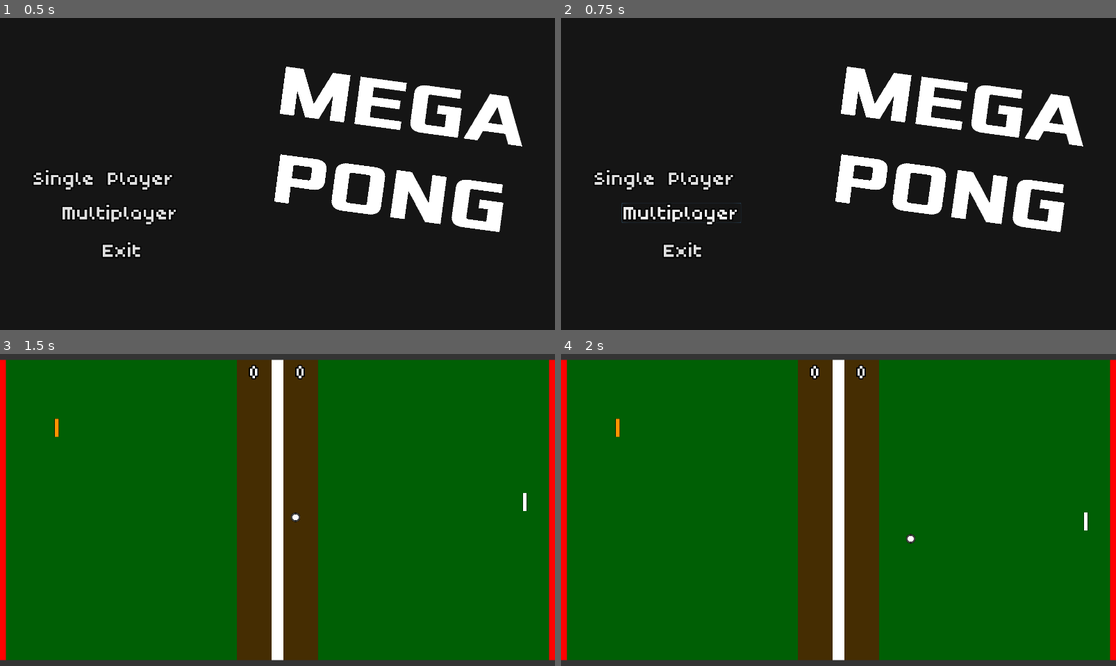
Above: before the commit, frames 1-4 (two rows, left to right).
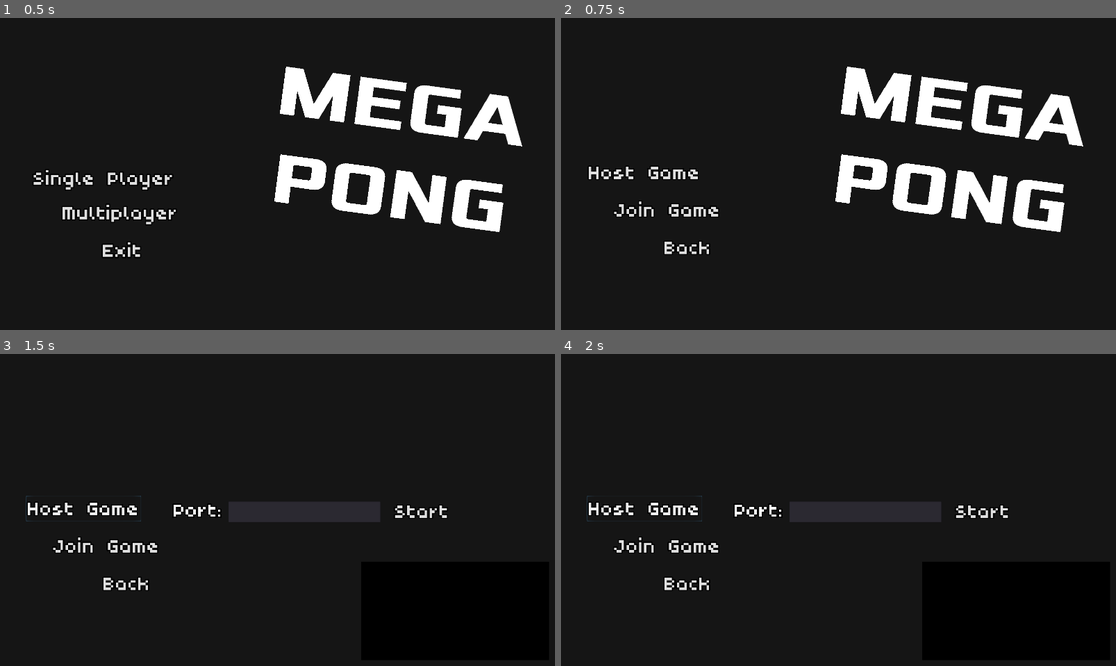
Above: after the commit, the same moments.

Repository: acurteman/megapong
Game: Godot game, scene res://Levels/mainMenu/mainMenu.tscn
Same seed, same stepped clock (60 frames per second), same inputs: the game is played once before the commit and once after it.
Inputs (mouse positions are in pixels of both pictures, inside the frame that each line leads up to):
- Up to frame 1 (0.5 s): no input
- Up to frame 2 (0.75 s): click "Multiplayer" at 0.5 s
- Up to frame 3 (1.5 s): click (83, 510) at 1.25 s, where only the run after the commit has a clickable "Host Game"
- Up to frame 4 (2 s): no input

Frame 1 is identical in both runs. In frame 2, 1.4% of the frame differs, in the area x 5-33%, y 47-77%; in frame 3, 100%; in frame 4, 100%, in the area x 0-100%, y 0-100%.

Commit message:
Added preliminary networking code and menus

Diff:
--- a/Game_Objects/Backboard.tscn
+++ b/Game_Objects/Backboard.tscn
@@ -1,7 +1,7 @@
 [gd_scene load_steps=2 format=2]
 
 [sub_resource type="RectangleShape2D" id=1]
-extents = Vector2( 10, 520 )
+extents = Vector2( 10, 540 )
 
 [node name="Backboard" type="StaticBody2D"]
 
@@ -10,9 +10,8 @@
 shape = SubResource( 1 )
 
 [node name="ColorRect" type="ColorRect" parent="."]
-margin_top = 20.0
 margin_right = 20.0
-margin_bottom = 1060.0
+margin_bottom = 1080.0
 color = Color( 1, 0.0117647, 0.0117647, 1 )
 __meta__ = {
 "_edit_use_anchors_": false
--- a/Game_Objects/Ball/Ball.gd
+++ b/Game_Objects/Ball/Ball.gd
@@ -1,7 +1,10 @@
 extends KinematicBody2D
 
-export var speed = 50
+export var speed = 25
+export var min_boost = -5
+export var max_boost = 25
 var velocity = Vector2(.25,.1)
+var ballBoost = 0
 
 
 func _ready():
@@ -11,6 +14,7 @@
 # If ball hits backboard, this function is called to reset the ball back to center
 # then wait 3 seconds to release it
 func reset(time):
+	setBoost(0)
 	$reset_timer.wait_time = time
 	set_physics_process(false)
 	$reset_timer.start()
@@ -21,10 +25,23 @@
 func _on_reset_timer_timeout():
 	set_physics_process(true)
 
+
+func _on_coll_timer_timeout():
+	set_collision_mask_bit(0,true)
+
+
+func setBoost(boost):
+	var newBoost = boost
+	if newBoost < min_boost:
+		newBoost = min_boost
+	if newBoost > max_boost:
+		newBoost = max_boost
+	ballBoost = newBoost
+
 func _physics_process(delta):
 
 	# Move ball and check for collisions
-	var collision = move_and_collide(velocity*speed)
+	var collision = move_and_collide(velocity*(speed + ballBoost))
 
 	if collision:
 		# Check what the ball hit to either change direction accordingly, or reset and add to score
@@ -33,6 +50,9 @@
 			velocity.y *= -1
 		if coll_obj in get_tree().get_nodes_in_group("paddle"):
 			velocity.x *= -1
+			setBoost(collision.collider_velocity.x * .15)
+			set_collision_mask_bit(0,false)
+			$collTimer.start()
 
 		if coll_obj in get_tree().get_nodes_in_group("backboard"):
 			velocity.x *= -1
--- a/Game_Objects/Ball/Ball.tscn
+++ b/Game_Objects/Ball/Ball.tscn
@@ -3,14 +3,13 @@
 [ext_resource path="res://Game_Objects/Ball/pongBall.png" type="Texture" id=1]
 [ext_resource path="res://Game_Objects/Ball/Ball.gd" type="Script" id=2]
 
-
-
 [sub_resource type="CircleShape2D" id=1]
 radius = 16.4233
 
 [node name="Ball" type="KinematicBody2D"]
+collision_layer = 2
+collision_mask = 13
 script = ExtResource( 2 )
-speed = 25
 
 [node name="CollisionShape2D" type="CollisionShape2D" parent="."]
 shape = SubResource( 1 )
@@ -20,4 +19,9 @@
 
 [node name="reset_timer" type="Timer" parent="."]
 one_shot = true
+
+[node name="collTimer" type="Timer" parent="."]
+wait_time = 10.0
+one_shot = true
 [connection signal="timeout" from="reset_timer" to="." method="_on_reset_timer_timeout"]
+[connection signal="timeout" from="collTimer" to="." method="_on_coll_timer_timeout"]
--- a/Game_Objects/MidLine.tscn
+++ b/Game_Objects/MidLine.tscn
@@ -1,7 +1,7 @@
 [gd_scene load_steps=2 format=2]
 
 [sub_resource type="RectangleShape2D" id=1]
-extents = Vector2( 140, 520 )
+extents = Vector2( 140, 540 )
 
 [node name="MidLine" type="StaticBody2D"]
 position = Vector2( 930, 510 )
@@ -12,9 +12,9 @@
 
 [node name="ColorRect" type="ColorRect" parent="."]
 margin_left = -140.0
-margin_top = -490.0
+margin_top = -510.0
 margin_right = 140.0
-margin_bottom = 550.0
+margin_bottom = 570.0
 color = Color( 0.517647, 0, 0, 0.529412 )
 __meta__ = {
 "_edit_use_anchors_": false
@@ -22,9 +22,9 @@
 
 [node name="ColorRect2" type="ColorRect" parent="."]
 margin_left = -20.0
-margin_top = -490.0
+margin_top = -510.0
 margin_right = 20.0
-margin_bottom = 550.0
+margin_bottom = 570.0
 __meta__ = {
 "_edit_use_anchors_": false
 }
--- a/Game_Objects/Paddle/Paddle.gd
+++ b/Game_Objects/Paddle/Paddle.gd
@@ -1,11 +1,13 @@
 extends KinematicBody2D
 
-export var speed = 10
-export var lerp_var = .01
+var speed = 10
+var lerp_var = .05
 var velocity = Vector2(0,0)
+
 
 func _ready():
 	pass # Replace with function body.
+
 
 func _physics_process(delta):
 
@@ -20,8 +22,8 @@
 	velocity.y = lerp(velocity.y, -int(UP) + int(DOWN), lerp_var)
 
 	# Move and check for collision
-	var collision_info = move_and_collide(velocity*speed)
+	var collision = move_and_slide(velocity*speed)
 
 	# If there is collision, bounce paddle away
-	if collision_info:
-		velocity = velocity.bounce(collision_info.normal)
+	if collision:
+		velocity = velocity.bounce(collision.normal)
--- a/Game_Objects/Paddle/Paddle.tscn
+++ b/Game_Objects/Paddle/Paddle.tscn
@@ -6,6 +6,7 @@
 extents = Vector2( 7.43229, 31.8289 )
 
 [node name="Paddle" type="KinematicBody2D"]
+collision_mask = 30
 script = ExtResource( 2 )
 
 [node name="CollisionShape2D" type="CollisionShape2D" parent="." groups=[
--- a/Game_Objects/Wall.tscn
+++ b/Game_Objects/Wall.tscn
@@ -1,7 +1,7 @@
 [gd_scene load_steps=2 format=2]
 
 [sub_resource type="RectangleShape2D" id=1]
-extents = Vector2( 960, 10 )
+extents = Vector2( 980, 10 )
 
 [node name="Wall" type="StaticBody2D"]
 
@@ -10,7 +10,8 @@
 shape = SubResource( 1 )
 
 [node name="ColorRect" type="ColorRect" parent="."]
-margin_right = 1920.0
+margin_left = -20.0
+margin_right = 1940.0
 margin_bottom = 20.0
 color = Color( 0.207843, 0.207843, 0.207843, 1 )
 __meta__ = {
--- /dev/null
+++ b/Game_Objects/networkPaddle/networkPaddle.gd
@@ -0,0 +1,45 @@
+extends KinematicBody2D
+
+var speed = 10
+var lerp_var = .05
+var velocity = Vector2(0,0)
+
+
+func _ready():
+	pass # Replace with function body.
+
+
+slave func setPosition(pos):
+	position = pos
+
+
+master func shutItDown():
+	rpc("shutdown")
+
+
+sync func shutdown():
+	get_tree().quit()
+
+
+func _physics_process(delta):
+
+	if is_network_master():
+		# Check for user input
+		var LEFT: bool = Input.is_action_pressed("ui_left")
+		var RIGHT: bool = Input.is_action_pressed("ui_right")
+		var UP: bool = Input.is_action_pressed("ui_up")
+		var DOWN: bool = Input.is_action_pressed("ui_down")
+
+		# Adjust velocity based on input
+		velocity.x = lerp(velocity.x, -int(LEFT) + int(RIGHT), lerp_var)
+		velocity.y = lerp(velocity.y, -int(UP) + int(DOWN), lerp_var)
+
+	# Move and check for collision
+	var collision = move_and_slide(velocity*speed)
+
+	# Update other player about new position
+	rpc_unreliable("setPosition", position)
+
+	# If there is collision, bounce paddle away
+	if collision and is_network_master():
+		velocity = velocity.bounce(collision.normal)
--- /dev/null
+++ b/Game_Objects/networkPaddle/networkPaddle.tscn
@@ -0,0 +1,35 @@
+[gd_scene load_steps=3 format=2]
+
+[ext_resource path="res://Game_Objects/networkPaddle/networkPaddle.gd" type="Script" id=1]
+
+[sub_resource type="RectangleShape2D" id=1]
+extents = Vector2( 7.43229, 31.8289 )
+
+[node name="networkPaddle" type="KinematicBody2D"]
+script = ExtResource( 1 )
+
+[node name="CollisionShape2D" type="CollisionShape2D" parent="." groups=[
+"paddle",
+]]
+position = Vector2( -0.498249, 0 )
+shape = SubResource( 1 )
+
+[node name="Outline" type="ColorRect" parent="."]
+margin_left = -8.0
+margin_top = -32.0
+margin_right = 7.0
+margin_bottom = 32.0
+color = Color( 0, 0, 0, 1 )
+__meta__ = {
+"_edit_use_anchors_": false
+}
+
+[node name="FillColor" type="ColorRect" parent="."]
+margin_left = -7.0
+margin_top = -31.0
+margin_right = 6.0
+margin_bottom = 31.0
+color = Color( 1, 0.584314, 0, 1 )
+__meta__ = {
+"_edit_use_anchors_": false
+}
--- /dev/null
+++ b/Levels/2pArena/2pArena.gd
@@ -0,0 +1,32 @@
+extends Node2D
+
+func _ready():
+	$quitButton.visible = false
+
+	# Loading local player
+	var thisPlayer = preload("res://Game_Objects/networkPaddle/networkPaddle.tscn").instance()
+	thisPlayer.set_name(str(get_tree().get_network_unique_id()))
+	thisPlayer.set_network_master(get_tree().get_network_unique_id())
+	add_child(thisPlayer)
+	if get_tree().is_network_server():
+		thisPlayer.position = $p1Spawn.position
+	else:
+		thisPlayer.position = $p2Spawn.position
+
+	#Loading other player
+	var otherPlayer = preload("res://Game_Objects/networkPaddle/networkPaddle.tscn").instance()
+	otherPlayer.set_name(str(globals.otherPlayerID))
+	otherPlayer.set_network_master(globals.otherPlayerID)
+	add_child(otherPlayer)
+	if get_tree().is_network_server():
+		otherPlayer.position = $p2Spawn
+	else:
+		otherPlayer.position = $p1Spawn
+
+
+func _input(event):
+	if Input.is_action_pressed("ui_cancel"):
+		$quitButton.visible = true
+
+func _on_quitButton_pressed():
+	get_tree().quit()
--- /dev/null
+++ b/Levels/2pArena/2pArena.tscn
@@ -0,0 +1,80 @@
+[gd_scene load_steps=8 format=2]
+
+[ext_resource path="res://fonts/poco/Poco.tres" type="DynamicFont" id=1]
+[ext_resource path="res://Game_Objects/Ball/Ball.tscn" type="PackedScene" id=2]
+[ext_resource path="res://Game_Objects/MidLine.tscn" type="PackedScene" id=3]
+[ext_resource path="res://HUD.tscn" type="PackedScene" id=4]
+[ext_resource path="res://Game_Objects/Backboard.tscn" type="PackedScene" id=5]
+[ext_resource path="res://Game_Objects/Wall.tscn" type="PackedScene" id=6]
+[ext_resource path="res://Levels/2pArena/2pArena.gd" type="Script" id=13]
+
+[node name="2pArena" type="Node2D"]
+script = ExtResource( 13 )
+
+[node name="Background" type="ColorRect" parent="."]
+margin_right = 1920.0
+margin_bottom = 1080.0
+color = Color( 0, 0.376471, 0.0235294, 1 )
+__meta__ = {
+"_edit_use_anchors_": false
+}
+
+[node name="p1Spawn" type="Position2D" parent="."]
+position = Vector2( 140, 520 )
+
+[node name="p2Spawn" type="Position2D" parent="."]
+position = Vector2( 1800, 530 )
+
+[node name="Wall1" parent="." groups=[
+"wall",
+] instance=ExtResource( 6 )]
+position = Vector2( 0, 1080 )
+collision_layer = 4
+collision_mask = 3
+
+[node name="Wall2" parent="." groups=[
+"wall",
+] instance=ExtResource( 6 )]
+position = Vector2( 0, -20 )
+collision_layer = 4
+collision_mask = 3
+
+[node name="Backboard1" parent="." groups=[
+"backboard",
+"p1Backboard",
+] instance=ExtResource( 5 )]
+position = Vector2( -20, 0 )
+collision_layer = 8
+collision_mask = 3
+
+[node name="Backboard2" parent="." groups=[
+"backboard",
+"p2Backboard",
+] instance=ExtResource( 5 )]
+position = Vector2( 1920, 0 )
+collision_layer = 8
+collision_mask = 3
+
+[node name="BallSpawn" type="Position2D" parent="."]
+position = Vector2( 960, 540 )
+
+[node name="MidLine" parent="." instance=ExtResource( 3 )]
+position = Vector2( 960, 510 )
+collision_layer = 16
+
+[node name="Ball" parent="." instance=ExtResource( 2 )]
+position = Vector2( 50.9645, -67.1359 )
+
+[node name="quitButton" type="Button" parent="."]
+margin_left = 873.956
+margin_top = 438.434
+margin_right = 1049.96
+margin_bottom = 543.434
+custom_fonts/font = ExtResource( 1 )
+text = "Quit"
+__meta__ = {
+"_edit_use_anchors_": false
+}
+
+[node name="HUD" parent="." instance=ExtResource( 4 )]
+[connection signal="pressed" from="quitButton" to="." method="_on_quitButton_pressed"]
--- a/Levels/Arena/Arena.tscn
+++ b/Levels/Arena/Arena.tscn
@@ -2,12 +2,12 @@
 
 [ext_resource path="res://fonts/poco/Poco.tres" type="DynamicFont" id=1]
 [ext_resource path="res://Levels/Arena/Arena.gd" type="Script" id=2]
-[ext_resource path="res://Game_Objects/MidLine.tscn" type="PackedScene" id=3]
+[ext_resource path="res://Game_Objects/Paddle/Paddle.tscn" type="PackedScene" id=3]
 [ext_resource path="res://Game_Objects/Wall.tscn" type="PackedScene" id=4]
-[ext_resource path="res://Game_Objects/Backboard.tscn" type="PackedScene" id=5]
+[ext_resource path="res://Game_Objects/AI_Paddle/AI_Paddle.tscn" type="PackedScene" id=5]
 [ext_resource path="res://Game_Objects/Ball/Ball.tscn" type="PackedScene" id=6]
-[ext_resource path="res://Game_Objects/Paddle/Paddle.tscn" type="PackedScene" id=7]
-[ext_resource path="res://Game_Objects/AI_Paddle/AI_Paddle.tscn" type="PackedScene" id=8]
+[ext_resource path="res://Game_Objects/MidLine.tscn" type="PackedScene" id=7]
+[ext_resource path="res://Game_Objects/Backboard.tscn" type="PackedScene" id=8]
 [ext_resource path="res://HUD.tscn" type="PackedScene" id=9]
 
 [node name="Arena" type="Node2D"]
@@ -26,55 +26,54 @@
 
 [node name="Paddle" parent="." groups=[
 "paddle",
-] instance=ExtResource( 7 )]
+] instance=ExtResource( 3 )]
 position = Vector2( 196.65, 255.55 )
-collision_mask = 30
 
 [node name="AI_Paddle" parent="." groups=[
 "paddle",
-] instance=ExtResource( 8 )]
+] instance=ExtResource( 5 )]
 position = Vector2( 1815.55, 506.483 )
 collision_mask = 2
 
 [node name="Wall1" parent="." groups=[
 "wall",
 ] instance=ExtResource( 4 )]
-position = Vector2( 0, 1060 )
+position = Vector2( 0, 1080 )
 collision_layer = 4
 collision_mask = 3
 
 [node name="Wall2" parent="." groups=[
 "wall",
 ] instance=ExtResource( 4 )]
+position = Vector2( 0, -20 )
 collision_layer = 4
 collision_mask = 3
 
 [node name="Backboard1" parent="." groups=[
 "backboard",
 "p1Backboard",
-] instance=ExtResource( 5 )]
+] instance=ExtResource( 8 )]
+position = Vector2( -20, 0 )
 collision_layer = 8
 collision_mask = 3
 
 [node name="Backboard2" parent="." groups=[
 "backboard",
 "p2Backboard",
-] instance=ExtResource( 5 )]
-position = Vector2( 1900, 0 )
+] instance=ExtResource( 8 )]
+position = Vector2( 1920, 0 )
 collision_layer = 8
 collision_mask = 3
 
 [node name="BallSpawn" type="Position2D" parent="."]
 position = Vector2( 960, 540 )
 
-[node name="MidLine" parent="." instance=ExtResource( 3 )]
+[node name="MidLine" parent="." instance=ExtResource( 7 )]
 position = Vector2( 960, 510 )
 collision_layer = 16
 
 [node name="Ball" parent="." instance=ExtResource( 6 )]
 position = Vector2( 50.9645, -67.1359 )
-collision_layer = 2
-collision_mask = 13
 
 [node name="quitButton" type="Button" parent="."]
 margin_left = 873.956
--- a/Levels/mainMenu/mainMenu.gd
+++ b/Levels/mainMenu/mainMenu.gd
@@ -14,6 +14,8 @@
 func _on_exitButton_pressed():
 	get_tree().quit()
 
-
 func _on_singlePlayer_pressed():
 	get_tree().change_scene("res://Levels/Arena/Arena.tscn")
+
+func _on_multiPlayer_pressed():
+	get_tree().change_scene("res://Levels/mpMenu/mpMenu.tscn")
--- a/Levels/mainMenu/mainMenu.tscn
+++ b/Levels/mainMenu/mainMenu.tscn
@@ -48,6 +48,9 @@
 custom_fonts/font = ExtResource( 3 )
 text = "Single Player"
 flat = true
+__meta__ = {
+"_edit_use_anchors_": false
+}
 
 [node name="multiPlayer" type="Button" parent="."]
 margin_left = 210.0
@@ -73,4 +76,5 @@
 "_edit_use_anchors_": false
 }
 [connection signal="pressed" from="singlePlayer" to="." method="_on_singlePlayer_pressed"]
+[connection signal="pressed" from="multiPlayer" to="." method="_on_multiPlayer_pressed"]
 [connection signal="pressed" from="exitButton" to="." method="_on_exitButton_pressed"]
--- /dev/null
+++ b/Levels/mpMenu/mpMenu.gd
@@ -0,0 +1,82 @@
+extends Control
+
+var SERVER_IP = "127.0.0.1"
+var PORT = 6666
+var MAX_PLAYERS = 2
+
+
+func _ready():
+	$title.visible = true
+	$status.visible = false
+	$connectButton.visible = false
+	$serverIPLabel.visible = false
+	$serverIPInput.visible = false
+	$serverPortLabel.visible = false
+	$serverPortInput.visible = false
+	$hostPortLabel.visible = false
+	$hostPortInput.visible = false
+	$hostStartButton.visible = false
+
+	get_tree().connect("network_peer_connected",self,"_player_connected")
+
+
+func _player_connected(id):
+	update_status("Player connected to server!")
+	globals.otherPlayerId = id
+	var game = preload("res://Levels/2pArena/2pArena.tscn").instance()
+	get_tree().get_root().add_child(game)
+	hide()
+
+
+func _on_hostButton_pressed():
+	$title.visible = false
+	$status.visible = true
+	$hostPortLabel.visible = true
+	$hostPortInput.visible = true
+	$hostStartButton.visible = true
+
+
+
+func _on_hostStartButton_pressed():
+	var host = NetworkedMultiplayerENet.new()
+	PORT = int($hostPortInput.text)
+	var res = host.create_server(PORT, MAX_PLAYERS)
+	if res != OK:
+		update_status("Error creating server")
+		return
+
+	update_status("Hosting network on port: " + str(PORT))
+	$joinButton.disabled = true
+	$hostButton.disabled = true
+	$hostStartButton.disabled = true
+	get_tree().set_network_peer(host)
+
+
+func _on_joinButton_pressed():
+	$title.visible = false
+	$status.visible = true
+	$hostButton.disabled = true
+	$joinButton.disabled = true
+
+	$connectButton.visible = true
+	$serverIPLabel.visible = true
+	$serverIPInput.visible = true
+	$serverPortLabel.visible = true
+	$serverPortInput.visible = true
+
+
+func _on_backButton_pressed():
+	get_tree().change_scene("res://Levels/mainMenu/mainMenu.tscn")
+
+
+func update_status(new_text):
+	$status.text += str(new_text)
+
+
+func _on_connectButton_pressed():
+	update_status("joining network")
+	var host = NetworkedMultiplayerENet.new()
+	SERVER_IP = $serverIPInput.text
+	PORT = int($serverPortInput.text)
+	host.create_client(SERVER_IP, PORT)
+	get_tree().set_network_peer(host)
--- /dev/null
+++ b/Levels/mpMenu/mpMenu.tscn
@@ -0,0 +1,178 @@
+[gd_scene load_steps=6 format=2]
+
+[ext_resource path="res://fonts/poco/Poco.tres" type="DynamicFont" id=1]
+[ext_resource path="res://fonts/xolonium/xolonium-fonts-4.1/ttf/Xolonium-Bold.ttf" type="DynamicFontData" id=2]
+[ext_resource path="res://Levels/mpMenu/mpMenu.gd" type="Script" id=3]
+[ext_resource path="res://fonts/cmu-typewriter/Typewriter.tres" type="DynamicFont" id=4]
+
+[sub_resource type="DynamicFont" id=1]
+size = 250
+font_data = ExtResource( 2 )
+
+[node name="mpMenu" type="Control"]
+anchor_right = 1.0
+anchor_bottom = 1.0
+script = ExtResource( 3 )
+__meta__ = {
+"_edit_use_anchors_": false
+}
+
+[node name="ColorRect" type="ColorRect" parent="."]
+margin_right = 1920.0
+margin_bottom = 1080.0
+color = Color( 0.0862745, 0.0862745, 0.0862745, 1 )
+__meta__ = {
+"_edit_use_anchors_": false
+}
+
+[node name="hostButton" type="Button" parent="."]
+margin_left = 90.0
+margin_top = 490.0
+margin_right = 488.0
+margin_bottom = 580.0
+custom_fonts/font = ExtResource( 1 )
+text = "Host Game"
+flat = true
+
+[node name="joinButton" type="Button" parent="."]
+margin_left = 170.0
+margin_top = 620.0
+margin_right = 568.0
+margin_bottom = 710.0
+custom_fonts/font = ExtResource( 1 )
+text = "Join Game"
+flat = true
+
+[node name="backButton" type="Button" parent="."]
+margin_left = 340.0
+margin_top = 750.0
+margin_right = 540.0
+margin_bottom = 840.0
+custom_fonts/font = ExtResource( 1 )
+text = "Back"
+flat = true
+
+[node name="title" type="Label" parent="."]
+visible = false
+margin_left = 910.0
+margin_top = 150.0
+margin_right = 1776.0
+margin_bottom = 755.0
+rect_rotation = 7.7
+rect_pivot_offset = Vector2( 420, 500 )
+custom_fonts/font = SubResource( 1 )
+text = "MEGA
+PONG"
+align = 1
+valign = 1
+__meta__ = {
+"_edit_use_anchors_": false
+}
+
+[node name="status" type="Label" parent="."]
+margin_left = 1250.0
+margin_top = 720.0
+margin_right = 1900.0
+margin_bottom = 1060.0
+custom_fonts/font = ExtResource( 4 )
+autowrap = true
+
+[node name="ColorRect" type="ColorRect" parent="status"]
+show_behind_parent = true
+margin_right = 650.0
+margin_bottom = 340.0
+color = Color( 0, 0, 0, 1 )
+__meta__ = {
+"_edit_use_anchors_": false
+}
+
+[node name="serverIPLabel" type="Label" parent="."]
+visible = false
+margin_left = 680.0
+margin_top = 410.0
+margin_right = 1040.0
+margin_bottom = 473.0
+custom_fonts/font = ExtResource( 1 )
+text = "Server IP:"
+__meta__ = {
+"_edit_use_anchors_": false
+}
+
+[node name="serverPortLabel" type="Label" parent="."]
+visible = false
+margin_left = 1350.0
+margin_top = 410.0
+margin_right = 1787.0
+margin_bottom = 473.0
+custom_fonts/font = ExtResource( 1 )
+text = "Server Port:"
+__meta__ = {
+"_edit_use_anchors_": false
+}
+
+[node name="connectButton" type="Button" parent="."]
+visible = false
+margin_left = 1110.0
+margin_top = 570.0
+margin_right = 1405.0
+margin_bottom = 639.0
+custom_fonts/font = ExtResource( 1 )
+text = "Connect"
+flat = true
+__meta__ = {
+"_edit_use_anchors_": false
+}
+
+[node name="serverIPInput" type="LineEdit" parent="."]
+visible = false
+margin_left = 680.0
+margin_top = 480.0
+margin_right = 1280.0
+margin_bottom = 553.0
+custom_fonts/font = ExtResource( 1 )
+__meta__ = {
+"_edit_use_anchors_": false
+}
+
+[node name="serverPortInput" type="LineEdit" parent="."]
+visible = false
+margin_left = 1350.0
+margin_top = 480.0
+margin_right = 1876.0
+margin_bottom = 553.0
+custom_fonts/font = ExtResource( 1 )
+__meta__ = {
+"_edit_use_anchors_": false
+}
+
+[node name="hostPortLabel" type="Label" parent="."]
+margin_left = 600.0
+margin_top = 510.0
+margin_right = 771.0
+margin_bottom = 573.0
+custom_fonts/font = ExtResource( 1 )
+text = "Port:"
+__meta__ = {
+"_edit_use_anchors_": false
+}
+
+[node name="hostPortInput" type="LineEdit" parent="."]
+margin_left = 790.0
+margin_top = 510.0
+margin_right = 1316.0
+margin_bottom = 583.0
+custom_fonts/font = ExtResource( 1 )
+
+[node name="hostStartButton" type="Button" parent="."]
+margin_left = 1360.0
+margin_top = 510.0
+margin_right = 1560.0
+margin_bottom = 579.0
+custom_fonts/font = ExtResource( 1 )
+text = "Start"
+flat = true
+[connection signal="pressed" from="hostButton" to="." method="_on_hostButton_pressed"]
+[connection signal="pressed" from="joinButton" to="." method="_on_joinButton_pressed"]
+[connection signal="pressed" from="backButton" to="." method="_on_backButton_pressed"]
+[connection signal="pressed" from="connectButton" to="." method="_on_connectButton_pressed"]
+[connection signal="pressed" from="hostStartButton" to="." method="_on_hostStartButton_pressed"]
--- /dev/null
+++ b/globals.gd
@@ -0,0 +1,3 @@
+extends Node
+
+var otherPlayerId = -1
--- /dev/null
+++ b/network/client.gd
@@ -0,0 +1,13 @@
+extends Node
+
+# Declare member variables here. Examples:
+# var a = 2
+# var b = "text"
+
+# Called when the node enters the scene tree for the first time.
+func _ready():
+	pass # Replace with function body.
+
+# Called every frame. 'delta' is the elapsed time since the previous frame.
+#func _process(delta):
+#	pass
--- /dev/null
+++ b/network/server.gd
@@ -0,0 +1,12 @@
+extends Node
+
+var SERVER_PORT = 1234
+var MAX_PLAYERS = 2
+
+func start_server(port,max_players):
+	SERVER_PORT = port
+	MAX_PLAYERS = max_players
+
+	var peer = NetworkedMultiplayerENet.new()
+	peer.create_server(SERVER_PORT, MAX_PLAYERS)
+	get_tree().network_peer = peer
--- a/project.godot
+++ b/project.godot
@@ -17,6 +17,10 @@
 
 config/name="MegaPong"
 run/main_scene="res://Levels/mainMenu/mainMenu.tscn"
+
+[autoload]
+
+globals="*res://globals.gd"
 
 [display]
 
Not shown, added: export_presets.cfg
Not shown, added: release/MegaPong.pck
Not shown, added: release/MegaPong.x86_64
